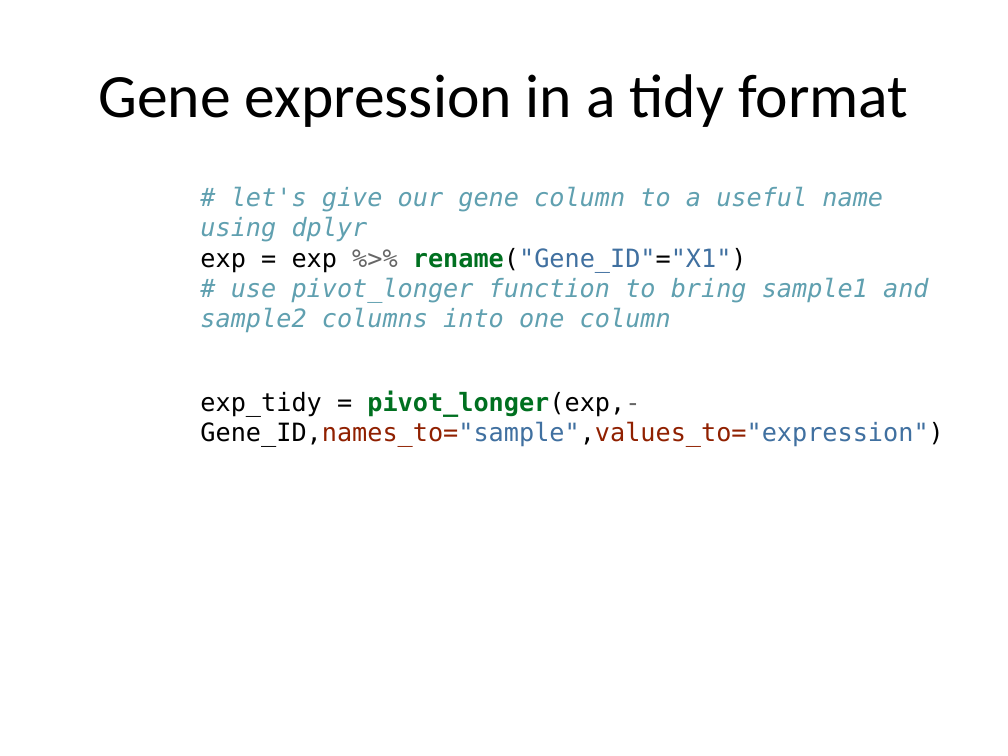
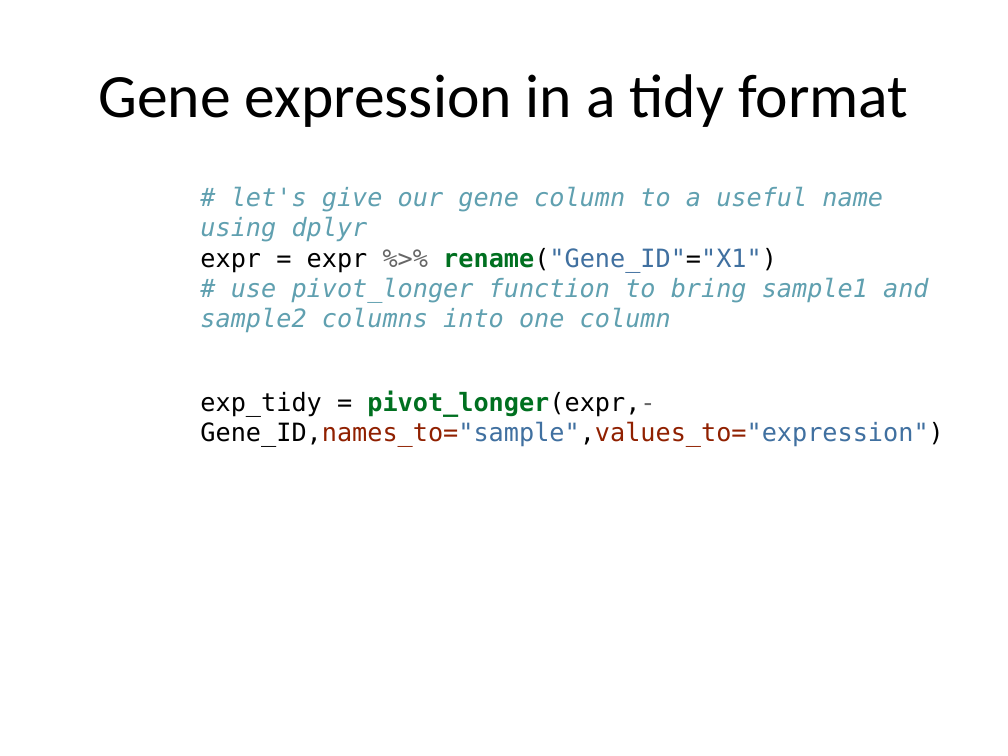
Before and after one commit to morinlab/MBB243, a slide deck: slide 41 of Lecture07.pptx. Drawn at 1008x756 pixels with LibreOffice and Linux fonts; fonts in the diff are those of the drawing. Boxes give left, top, right and bottom in pixels: in the first picture for what was removed or moved away, otherwise in the second. Text is boxed around its words. In the diff, an @@ line names an element or a change of style, - is before the commit and + after.

```diff
--- a/Lecture07.pptx
+++ b/Lecture07.pptx
@@ text at bbox=[200, 186, 943, 447]: text changed @@
-# let's give our gene column to a useful name using dplyr
-exp = exp %>% rename("Gene_ID"="X1")
-# use pivot_longer function to bring sample1 and sample2 columns into one column
-exp_tidy = pivot_longer(exp,-Gene_ID,names_to="sample",values_to="expression")
+# let's give our gene column to a useful name using dplyr
+expr = expr %>% rename("Gene_ID"="X1")
+# use pivot_longer function to bring sample1 and sample2 columns into one column
+exp_tidy = pivot_longer(expr,-Gene_ID,names_to="sample",values_to="expression")
```
Also in this commit, not shown: 4 other slides changed.
